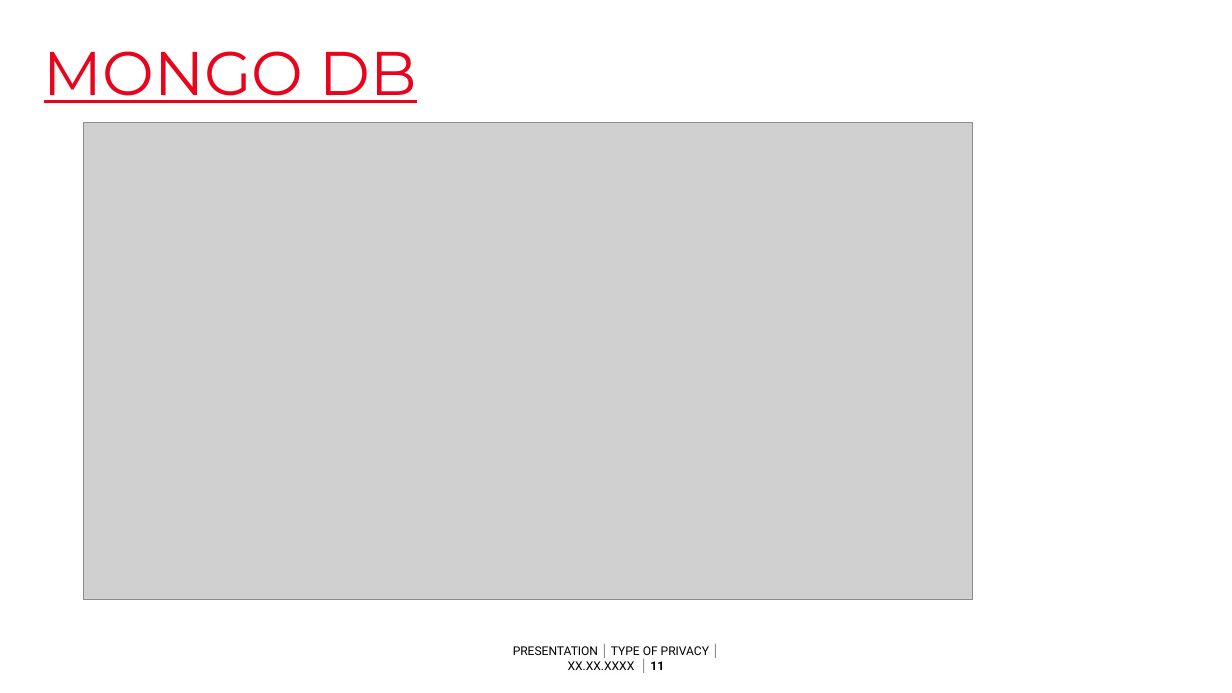
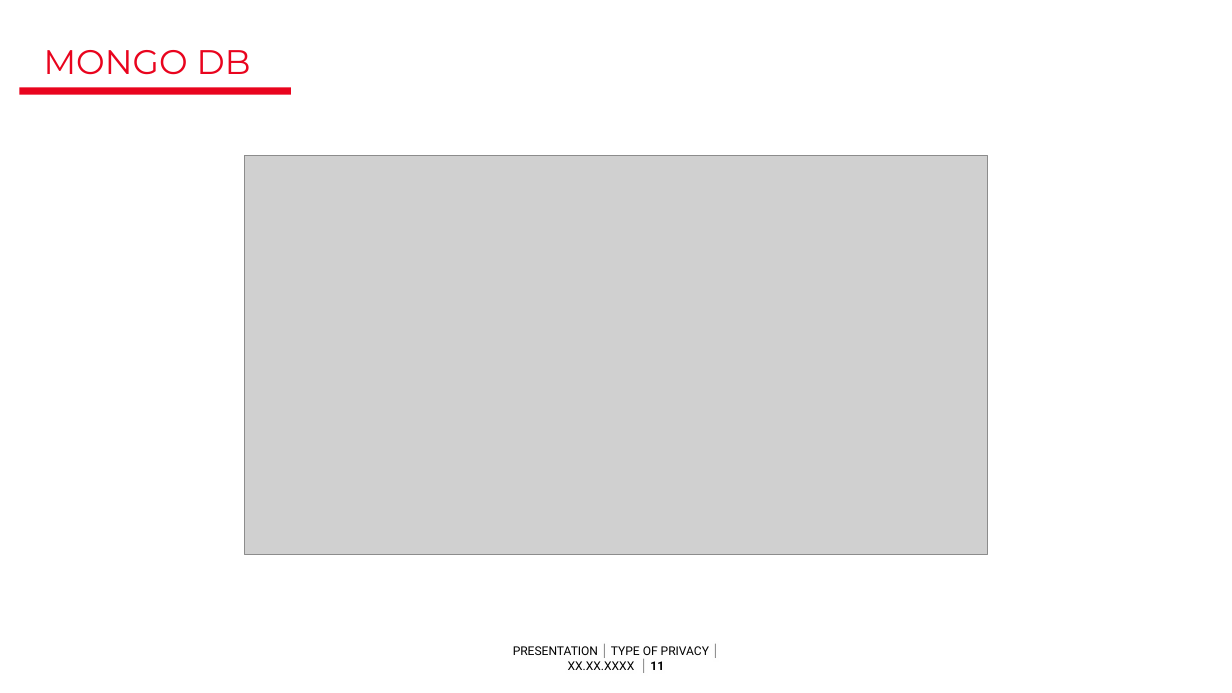
Before and after one commit to amanagrawal151/data-anonymiser, a slide deck: slide 11 of SGBOTS.pptx. Drawn at 1232x693 pixels with LibreOffice and Linux fonts; fonts in the diff are those of the drawing; grey boxes stand for pictures; background and template pictures are left out. Boxes give left, top, right and bottom in pixels: in the first picture for what was removed or moved away, otherwise in the second. Text is boxed around its words. In the diff, an @@ line names an element or a change of style, - is before the commit and + after.

```diff
--- a/SGBOTS.pptx
+++ b/SGBOTS.pptx
@@ title "MONGO DB" at (x1=44, y1=50, x2=251, y2=75): size 48 to 26.7 pt, underline off @@
@@ rectangle added at (x1=19, y1=87, x2=291, y2=94), fill #E9041E @@
@@ picture resized from (x1=84, y1=122, x2=972, y2=600) to (x1=245, y1=155, x2=988, y2=555) @@
```
Also in this commit, not shown: 15 other slides changed, 2 slides added, 1 slide removed.
